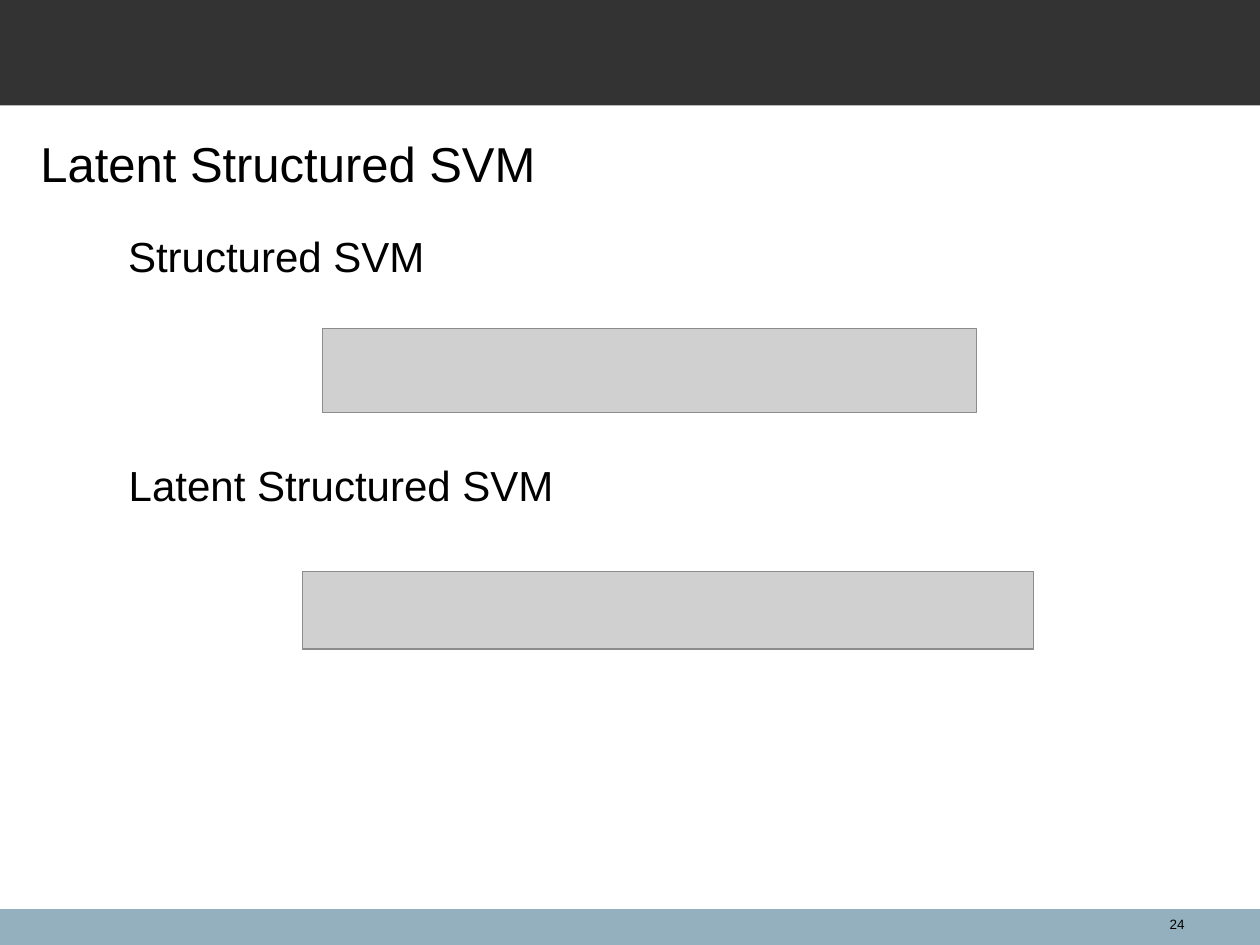
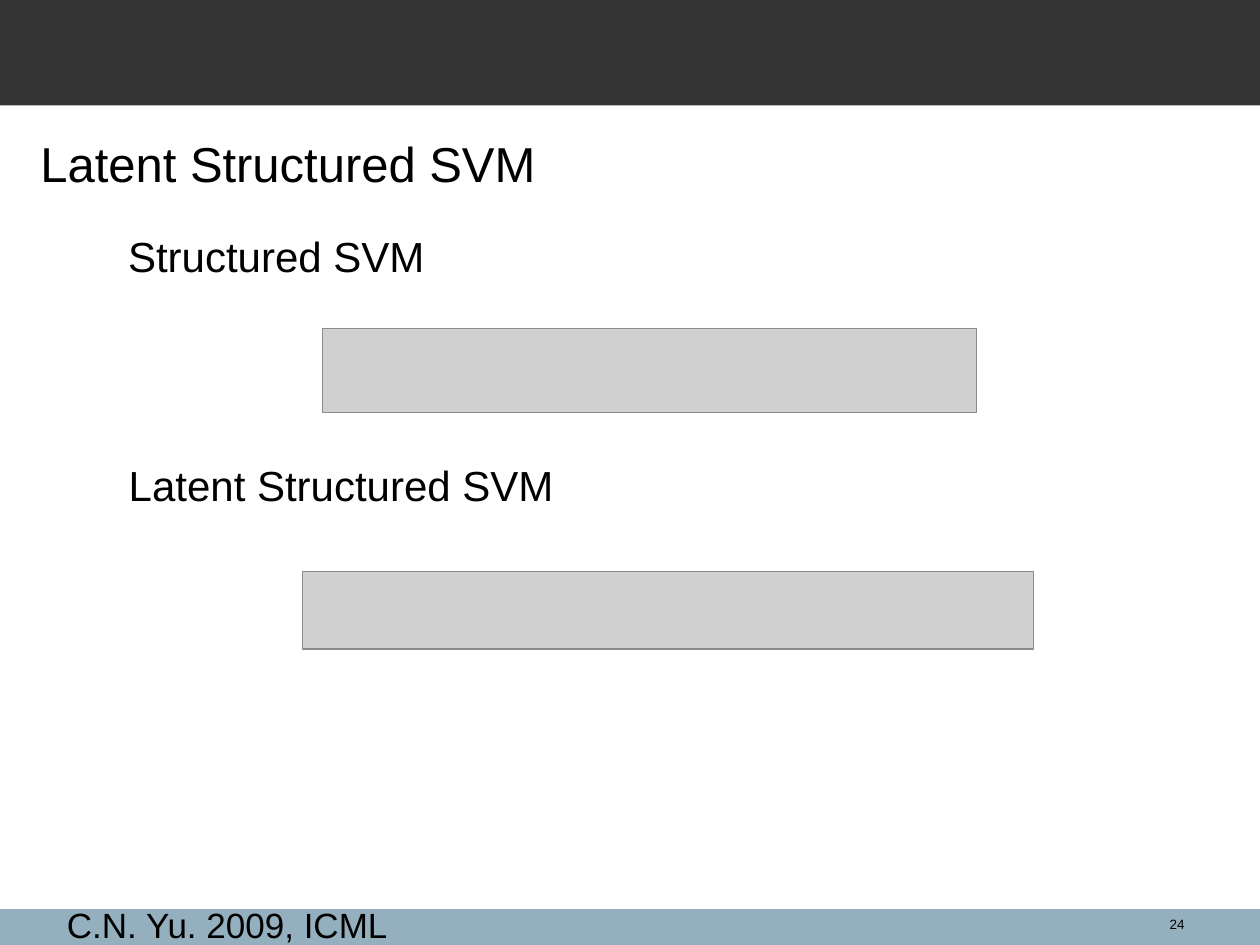
Before and after one commit to spacegoing/ANU_Hounours_Final, a slide deck: slide 24 of FinalTalk/Presentation.ppt. Drawn at 1260x945 pixels with LibreOffice and Linux fonts; fonts in the diff are those of the drawing; grey boxes stand for pictures; background and template pictures are left out. Boxes give left, top, right and bottom in pixels: in the first picture for what was removed or moved away, otherwise in the second. Text is boxed around its words. In the diff, an @@ line names an element or a change of style, - is before the commit and + after.

```diff
--- a/FinalTalk/Presentation.ppt
+++ b/FinalTalk/Presentation.ppt
@@ text added at <box>67,913,388,943</box>, 20 pt, text #000000 @@
+C.N. Yu. 2009, ICML
```
Also in this commit, not shown: 13 other slides changed, 4 slides added, 3 slides removed, 3 other files.
